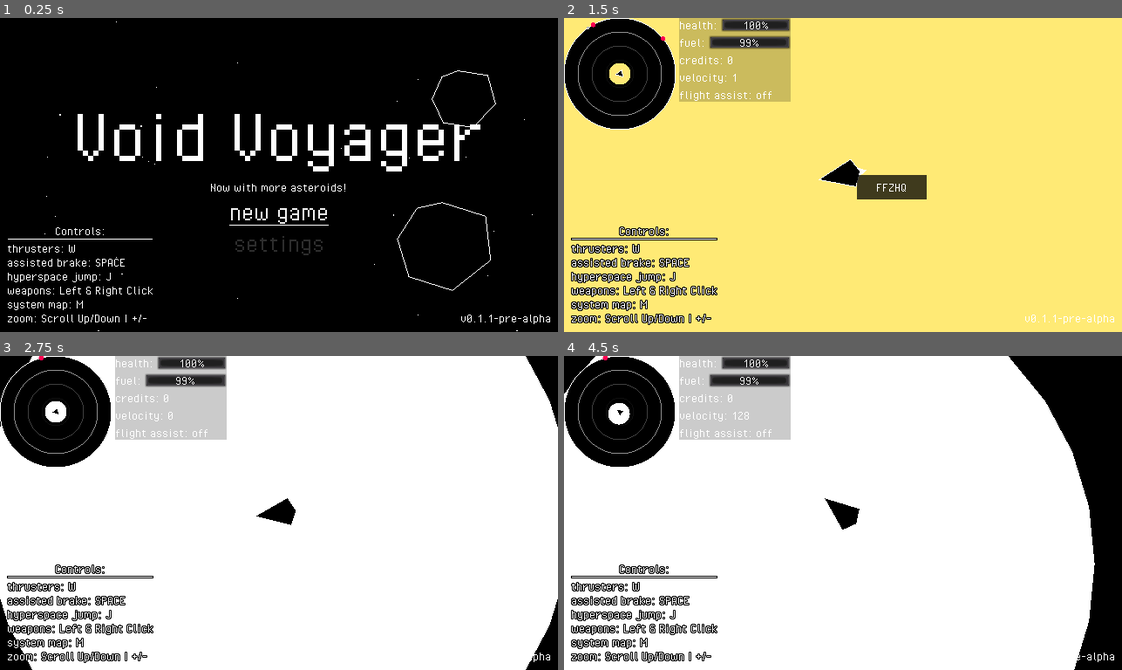
Above: before the commit, frames 1-4 (two rows, left to right).
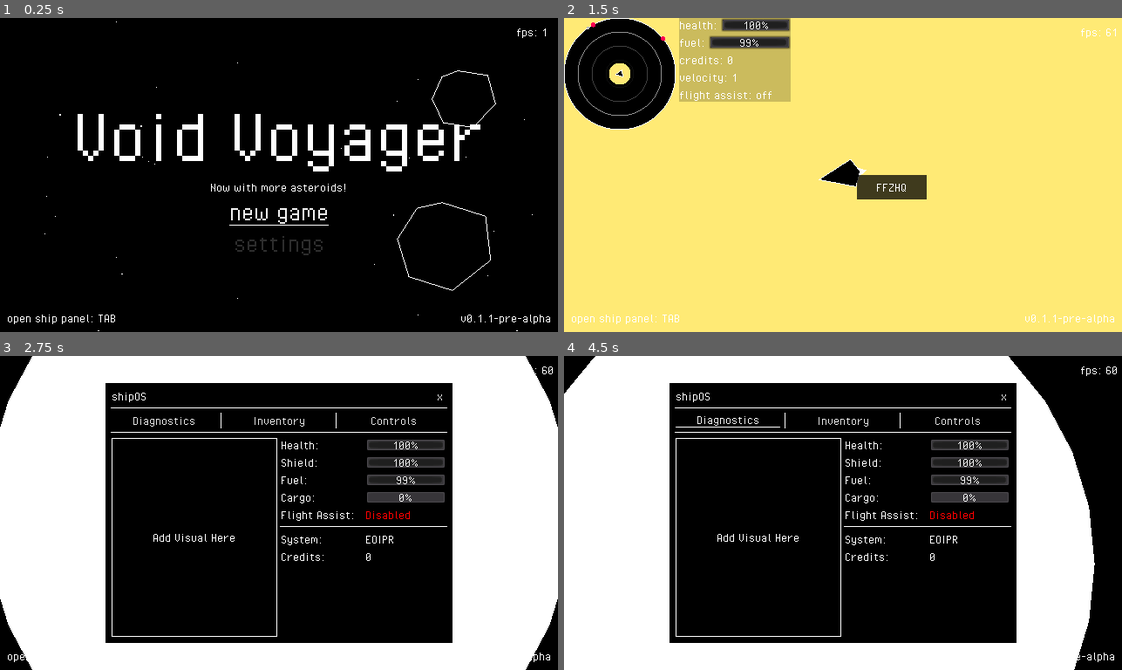
Above: after the commit, the same moments.

Repository: fossqueen/void-voyager-old
Game: Godot game, scene res://main.tscn
Same seed, same stepped clock (60 frames per second), same inputs: the game is played once before the commit and once after it.
Inputs (mouse positions are in pixels of both pictures, inside the frame that each line leads up to):
- Up to frame 1 (0.25 s): no input
- Up to frame 2 (1.5 s): click "new game" at 0.5 s; tap Enter at 1.25 s; move the mouse to (843, 175) at 1.27 s; hold W (thrust) from 1.28 s (still down); tap Space (flight_assist) at 1.35 s
- Up to frame 3 (2.75 s): tap J (hyperspace) at 1.55, 2.1 s; move the mouse to (167, 528) at 2.02 s; release W (thrust) at 2.03 s; tap Tab (ship_panel, bound only after the commit) at 2.3 s
- Up to frame 4 (4.5 s): click (1004, 396) at 2.75 s, where only the run after the commit has a clickable "x"; tap Space (flight_assist) at 3.5, 3.8 s; move the mouse to (898, 443) at 3.52 s; hold W (thrust) 3.53-4.25 s; tap Tab (ship_panel, bound only after the commit) at 3.6 s; click (725, 421) at 4.25 s, where only the run after the commit has a clickable "Diagnostics"

The runs differ from the first frame. In frame 1, 0.9% of the frame differs, in the area x 1-98%, y 3-98%; in frame 2, 2.8%; in frame 3, 58%; in frame 4, 58%, in the area x 0-100%, y 0-98%.

Commit message:
Added ship panel, bare bones inventory, and fps counter

Diff:
--- /dev/null
+++ b/_debug/inventory-item.gd
@@ -0,0 +1,5 @@
+extends HBoxContainer
+
+func set_labels(id, quantity):
+	$Id.text = id
+	$Quantity.text = "x " + str(quantity)
--- /dev/null
+++ b/_debug/inventory-item.tscn
@@ -0,0 +1,48 @@
+[gd_scene load_steps=7 format=2]
+
+[ext_resource path="res://ui/theme/fonts/PixelOperator.ttf" type="DynamicFontData" id=1]
+[ext_resource path="res://_debug/inventory-item.gd" type="Script" id=2]
+
+[sub_resource type="DynamicFont" id=1]
+font_data = ExtResource( 1 )
+
+[sub_resource type="Theme" id=2]
+default_font = SubResource( 1 )
+
+[sub_resource type="StyleBoxFlat" id=3]
+bg_color = Color( 0, 0, 0, 1 )
+border_width_left = 1
+border_width_top = 1
+border_width_right = 1
+border_width_bottom = 1
+border_color = Color( 1, 1, 1, 1 )
+
+[sub_resource type="StyleBoxFlat" id=4]
+bg_color = Color( 0, 0, 0, 1 )
+
+[node name="InventoryItem" type="HBoxContainer"]
+anchor_right = 1.0
+anchor_bottom = 1.0
+size_flags_horizontal = 3
+size_flags_vertical = 3
+theme = SubResource( 2 )
+script = ExtResource( 2 )
+
+[node name="Id" type="Button" parent="."]
+margin_top = 172.0
+margin_right = 318.0
+margin_bottom = 188.0
+size_flags_horizontal = 3
+size_flags_vertical = 4
+custom_styles/hover = SubResource( 3 )
+custom_styles/normal = SubResource( 4 )
+text = "ID"
+align = 0
+
+[node name="Quantity" type="Label" parent="."]
+margin_left = 322.0
+margin_top = 172.0
+margin_right = 640.0
+margin_bottom = 188.0
+size_flags_horizontal = 3
+text = "QUANTITY"
--- /dev/null
+++ b/_debug/inventory-list.gd
@@ -0,0 +1,11 @@
+extends VBoxContainer
+
+var item_scene = load("res://_debug/inventory-item.tscn")
+
+func _ready():
+	for item_unique_id in Global.save.player.inventory.items:
+		print("wow")
+		var new_item = item_scene.instance()
+		add_child(new_item)
+		print("yo")
+		new_item.set_labels(item_unique_id, Global.save.player.inventory.get_amount(item_unique_id))
--- /dev/null
+++ b/_debug/ship-panel/controls-panel.tscn
@@ -0,0 +1,56 @@
+[gd_scene load_steps=4 format=2]
+
+[ext_resource path="res://ui/theme/fonts/PixelOperator.ttf" type="DynamicFontData" id=1]
+
+[sub_resource type="DynamicFont" id=3]
+outline_color = Color( 0, 0, 0, 1 )
+font_data = ExtResource( 1 )
+
+[sub_resource type="Theme" id=4]
+default_font = SubResource( 3 )
+
+[node name="ControlsPanel" type="VBoxContainer"]
+margin_top = 228.0
+margin_right = 168.0
+margin_bottom = 344.0
+mouse_filter = 2
+size_flags_vertical = 8
+theme = SubResource( 4 )
+custom_constants/separation = 0
+alignment = 2
+
+[node name="Thrusters" type="Label" parent="."]
+margin_top = 20.0
+margin_right = 168.0
+margin_bottom = 36.0
+text = "thrusters: W"
+
+[node name="FlightAssist" type="Label" parent="."]
+margin_top = 36.0
+margin_right = 168.0
+margin_bottom = 52.0
+text = "toggle flight assist: SPACE"
+
+[node name="Hyperspace" type="Label" parent="."]
+margin_top = 52.0
+margin_right = 168.0
+margin_bottom = 68.0
+text = "hyperspace jump: J"
+
+[node name="Weapons" type="Label" parent="."]
+margin_top = 68.0
+margin_right = 168.0
+margin_bottom = 84.0
+text = "weapons: Left & Right Click"
+
+[node name="SystemMap" type="Label" parent="."]
+margin_top = 84.0
+margin_right = 168.0
+margin_bottom = 100.0
+text = "system map: M"
+
+[node name="Zoom" type="Label" parent="."]
+margin_top = 100.0
+margin_right = 168.0
+margin_bottom = 116.0
+text = "zoom: Scroll Up/Down | +/-"
--- /dev/null
+++ b/_debug/ship-panel/diagnostics-panel.gd
@@ -0,0 +1,16 @@
+extends HBoxContainer
+
+onready var player = Global.player
+
+func _process(_delta):
+	update_labels()
+	pass
+
+func update_labels():
+	$DiagnosticsList/Health/ProgressBar.value = player.ship.health
+	$DiagnosticsList/Fuel/ProgressBar.value = player.ship.fuel
+	$DiagnosticsList/Shield/ProgressBar.value = player.ship.shield
+	$DiagnosticsList/FlightAssist/Return.text = "Enabled" if player.flight_assist else "Disabled"
+	$DiagnosticsList/FlightAssist/Return.add_color_override("font_color", Color(0, 1, 0) if player.flight_assist else Color(1, 0, 0))
+	$DiagnosticsList/CurrentSystem/SystemName.text = Global.current_system["Name"]
+	$DiagnosticsList/Credits/Amount.text = str(Global.save.player.credits)
--- /dev/null
+++ b/_debug/ship-panel/diagnostics-panel.tscn
@@ -0,0 +1,173 @@
+[gd_scene load_steps=4 format=2]
+
+[ext_resource path="res://_debug/ship-panel/diagnostics-panel.gd" type="Script" id=1]
+
+[sub_resource type="StyleBoxFlat" id=1]
+bg_color = Color( 0, 0, 0, 1 )
+border_width_left = 1
+border_width_top = 1
+border_width_right = 1
+border_width_bottom = 1
+border_color = Color( 1, 1, 1, 1 )
+
+[sub_resource type="StyleBoxLine" id=2]
+color = Color( 1, 1, 1, 1 )
+
+[node name="DiagnosticsPanel" type="HBoxContainer"]
+margin_top = 56.0
+margin_right = 384.0
+margin_bottom = 284.0
+size_flags_vertical = 3
+script = ExtResource( 1 )
+
+[node name="Display" type="Panel" parent="."]
+margin_right = 190.0
+margin_bottom = 228.0
+size_flags_horizontal = 3
+size_flags_vertical = 3
+custom_styles/panel = SubResource( 1 )
+
+[node name="CenterContainer" type="CenterContainer" parent="Display"]
+anchor_right = 1.0
+anchor_bottom = 1.0
+
+[node name="Label" type="Label" parent="Display/CenterContainer"]
+margin_left = 44.0
+margin_top = 107.0
+margin_right = 146.0
+margin_bottom = 121.0
+text = "Add Visual Here"
+
+[node name="DiagnosticsList" type="VBoxContainer" parent="."]
+margin_left = 194.0
+margin_right = 384.0
+margin_bottom = 228.0
+size_flags_horizontal = 3
+
+[node name="Health" type="HBoxContainer" parent="DiagnosticsList"]
+margin_right = 190.0
+margin_bottom = 14.0
+
+[node name="Label" type="Label" parent="DiagnosticsList/Health"]
+margin_right = 93.0
+margin_bottom = 14.0
+size_flags_horizontal = 3
+text = "Health:"
+
+[node name="ProgressBar" type="ProgressBar" parent="DiagnosticsList/Health"]
+margin_left = 97.0
+margin_right = 190.0
+margin_bottom = 14.0
+size_flags_horizontal = 3
+
+[node name="Shield" type="HBoxContainer" parent="DiagnosticsList"]
+margin_top = 18.0
+margin_right = 190.0
+margin_bottom = 32.0
+
+[node name="Label" type="Label" parent="DiagnosticsList/Shield"]
+margin_right = 93.0
+margin_bottom = 14.0
+size_flags_horizontal = 3
+text = "Shield:"
+
+[node name="ProgressBar" type="ProgressBar" parent="DiagnosticsList/Shield"]
+margin_left = 97.0
+margin_right = 190.0
+margin_bottom = 14.0
+size_flags_horizontal = 3
+
+[node name="Fuel" type="HBoxContainer" parent="DiagnosticsList"]
+margin_top = 36.0
+margin_right = 190.0
+margin_bottom = 50.0
+
+[node name="Label" type="Label" parent="DiagnosticsList/Fuel"]
+margin_right = 93.0
+margin_bottom = 14.0
+size_flags_horizontal = 3
+text = "Fuel:"
+
+[node name="ProgressBar" type="ProgressBar" parent="DiagnosticsList/Fuel"]
+margin_left = 97.0
+margin_right = 190.0
+margin_bottom = 14.0
+size_flags_horizontal = 3
+
+[node name="Cargo" type="HBoxContainer" parent="DiagnosticsList"]
+margin_top = 54.0
+margin_right = 190.0
+margin_bottom = 68.0
+
+[node name="Label" type="Label" parent="DiagnosticsList/Cargo"]
+margin_right = 93.0
+margin_bottom = 14.0
+size_flags_horizontal = 3
+text = "Cargo:"
+
+[node name="ProgressBar" type="ProgressBar" parent="DiagnosticsList/Cargo"]
+margin_left = 97.0
+margin_right = 190.0
+margin_bottom = 14.0
+size_flags_horizontal = 3
+
+[node name="FlightAssist" type="HBoxContainer" parent="DiagnosticsList"]
+margin_top = 72.0
+margin_right = 190.0
+margin_bottom = 86.0
+
+[node name="Label" type="Label" parent="DiagnosticsList/FlightAssist"]
+margin_right = 93.0
+margin_bottom = 14.0
+size_flags_horizontal = 3
+text = "Flight Assist:"
+
+[node name="Return" type="Label" parent="DiagnosticsList/FlightAssist"]
+margin_left = 97.0
+margin_right = 190.0
+margin_bottom = 14.0
+size_flags_horizontal = 3
+custom_colors/font_color = Color( 0, 1, 0, 1 )
+text = "Enabled"
+
+[node name="Separator3" type="HSeparator" parent="DiagnosticsList"]
+margin_top = 90.0
+margin_right = 190.0
+margin_bottom = 94.0
+custom_styles/separator = SubResource( 2 )
+
+[node name="CurrentSystem" type="HBoxContainer" parent="DiagnosticsList"]
+margin_top = 98.0
+margin_right = 190.0
+margin_bottom = 112.0
+
+[node name="Label" type="Label" parent="DiagnosticsList/CurrentSystem"]
+margin_right = 93.0
+margin_bottom = 14.0
+size_flags_horizontal = 3
+text = "System:"
+
+[node name="SystemName" type="Label" parent="DiagnosticsList/CurrentSystem"]
+margin_left = 97.0
+margin_right = 190.0
+margin_bottom = 14.0
+size_flags_horizontal = 3
+text = "System Name"
+
+[node name="Credits" type="HBoxContainer" parent="DiagnosticsList"]
+margin_top = 116.0
+margin_right = 190.0
+margin_bottom = 130.0
+
+[node name="Label" type="Label" parent="DiagnosticsList/Credits"]
+margin_right = 93.0
+margin_bottom = 14.0
+size_flags_horizontal = 3
+text = "Credits:"
+
+[node name="Amount" type="Label" parent="DiagnosticsList/Credits"]
+margin_left = 97.0
+margin_right = 190.0
+margin_bottom = 14.0
+size_flags_horizontal = 3
+text = "Amount"
--- /dev/null
+++ b/_debug/ship-panel/inventory-panel.tscn
@@ -0,0 +1,9 @@
+[gd_scene load_steps=2 format=2]
+
+[ext_resource path="res://_debug/inventory-list.gd" type="Script" id=1]
+
+[node name="InventoryList" type="VBoxContainer"]
+margin_right = 400.0
+size_flags_horizontal = 3
+size_flags_vertical = 0
+script = ExtResource( 1 )
--- /dev/null
+++ b/_debug/ship-panel/ship-panel.gd
@@ -0,0 +1,33 @@
+extends CanvasLayer
+
+var player = Global.player
+
+var diagnostics_panel
+var inventory_panel
+var controls_panel
+
+func _ready():
+	player.set_process_input(false)
+	diagnostics_panel = $Margin/Content/DiagnosticsPanel
+	inventory_panel = $Margin/Content/InventoryList
+	controls_panel = $Margin/Content/ControlsPanel
+	diagnostics_panel.show()
+
+func _on_CloseButton_pressed():
+	player.set_process_input(true)
+	Global.ui.close_ship_panel()
+
+func _on_DiagnosticsButton_pressed():
+	inventory_panel.hide()
+	controls_panel.hide()
+	diagnostics_panel.show()
+
+func _on_InventoryButton_pressed():
+	diagnostics_panel.hide()
+	controls_panel.hide()
+	inventory_panel.show()
+
+func _on_ControlsButton_pressed():
+	inventory_panel.hide()
+	diagnostics_panel.hide()
+	controls_panel.show()
--- /dev/null
+++ b/_debug/ship-panel/ship-panel.tscn
@@ -0,0 +1,158 @@
+[gd_scene load_steps=14 format=2]
+
+[ext_resource path="res://ui/theme/fonts/PixelOperator.ttf" type="DynamicFontData" id=1]
+[ext_resource path="res://_debug/ship-panel/ship-panel.gd" type="Script" id=2]
+[ext_resource path="res://_debug/ship-panel/diagnostics-panel.tscn" type="PackedScene" id=3]
+[ext_resource path="res://_debug/ship-panel/inventory-panel.tscn" type="PackedScene" id=4]
+[ext_resource path="res://_debug/ship-panel/controls-panel.tscn" type="PackedScene" id=5]
+
+[sub_resource type="StyleBoxFlat" id=1]
+bg_color = Color( 0, 0, 0, 1 )
+border_width_left = 1
+border_width_top = 1
+border_width_right = 1
+border_width_bottom = 1
+border_color = Color( 1, 1, 1, 1 )
+
+[sub_resource type="StyleBoxFlat" id=6]
+bg_color = Color( 0, 0, 0, 1 )
+border_width_bottom = 1
+border_color = Color( 1, 1, 1, 1 )
+
+[sub_resource type="StyleBoxFlat" id=3]
+bg_color = Color( 0, 0, 0, 1 )
+
+[sub_resource type="StyleBoxFlat" id=7]
+bg_color = Color( 0, 0, 0, 1 )
+border_width_left = 1
+border_width_top = 1
+border_width_right = 1
+border_width_bottom = 1
+border_color = Color( 1, 1, 1, 1 )
+
+[sub_resource type="DynamicFont" id=4]
+font_data = ExtResource( 1 )
+
+[sub_resource type="Theme" id=5]
+default_font = SubResource( 4 )
+Button/styles/focus = SubResource( 6 )
+Button/styles/hover = SubResource( 6 )
+Button/styles/normal = SubResource( 3 )
+Button/styles/pressed = SubResource( 7 )
+
+[sub_resource type="StyleBoxLine" id=2]
+color = Color( 1, 1, 1, 1 )
+
+[sub_resource type="StyleBoxLine" id=8]
+color = Color( 1, 1, 1, 1 )
+vertical = true
+
+[node name="ShipPanel" type="CanvasLayer" groups=["ship_panel"]]
+script = ExtResource( 2 )
+
+[node name="Background" type="Panel" parent="."]
+anchor_right = 1.0
+anchor_bottom = 1.0
+margin_left = 120.0
+margin_top = 30.0
+margin_right = -120.0
+margin_bottom = -30.0
+custom_styles/panel = SubResource( 1 )
+
+[node name="Margin" type="MarginContainer" parent="."]
+anchor_right = 1.0
+anchor_bottom = 1.0
+margin_left = 128.0
+margin_top = 38.0
+margin_right = -128.0
+margin_bottom = -38.0
+theme = SubResource( 5 )
+
+[node name="Content" type="VBoxContainer" parent="Margin"]
+margin_right = 384.0
+margin_bottom = 284.0
+
+[node name="TitleBar" type="HBoxContainer" parent="Margin/Content"]
+margin_right = 384.0
+margin_bottom = 16.0
+
+[node name="Title" type="Label" parent="Margin/Content/TitleBar"]
+margin_right = 365.0
+margin_bottom = 16.0
+size_flags_horizontal = 3
+text = "shipOS"
+
+[node name="CloseButton" type="Button" parent="Margin/Content/TitleBar"]
+margin_left = 369.0
+margin_right = 384.0
+margin_bottom = 16.0
+text = " x "
+
+[node name="Separator" type="HSeparator" parent="Margin/Content"]
+margin_top = 20.0
+margin_right = 384.0
+margin_bottom = 24.0
+custom_styles/separator = SubResource( 2 )
+
+[node name="NavigationBar" type="HBoxContainer" parent="Margin/Content"]
+margin_top = 28.0
+margin_right = 384.0
+margin_bottom = 44.0
+
+[node name="DiagnosticsButton" type="Button" parent="Margin/Content/NavigationBar"]
+margin_right = 120.0
+margin_bottom = 16.0
+size_flags_horizontal = 3
+text = "Diagnostics"
+
+[node name="Separator" type="VSeparator" parent="Margin/Content/NavigationBar"]
+margin_left = 124.0
+margin_right = 128.0
+margin_bottom = 16.0
+custom_styles/separator = SubResource( 8 )
+
+[node name="InventoryButton" type="Button" parent="Margin/Content/NavigationBar"]
+margin_left = 132.0
+margin_right = 252.0
+margin_bottom = 16.0
+size_flags_horizontal = 3
+text = "Inventory"
+
+[node name="Separator2" type="VSeparator" parent="Margin/Content/NavigationBar"]
+margin_left = 256.0
+margin_right = 260.0
+margin_bottom = 16.0
+custom_styles/separator = SubResource( 8 )
+
+[node name="ControlsButton" type="Button" parent="Margin/Content/NavigationBar"]
+margin_left = 264.0
+margin_right = 384.0
+margin_bottom = 16.0
+size_flags_horizontal = 3
+text = "Controls"
+
+[node name="Separator2" type="HSeparator" parent="Margin/Content"]
+margin_top = 48.0
+margin_right = 384.0
+margin_bottom = 52.0
+custom_styles/separator = SubResource( 2 )
+
+[node name="DiagnosticsPanel" parent="Margin/Content" instance=ExtResource( 3 )]
+visible = false
+
+[node name="InventoryList" parent="Margin/Content" instance=ExtResource( 4 )]
+visible = false
+margin_top = 56.0
+margin_right = 384.0
+margin_bottom = 56.0
+
+[node name="ControlsPanel" parent="Margin/Content" instance=ExtResource( 5 )]
+visible = false
+margin_top = 56.0
+margin_right = 384.0
+margin_bottom = 172.0
+
+[connection signal="pressed" from="Margin/Content/TitleBar/CloseButton" to="." method="_on_CloseButton_pressed"]
+[connection signal="pressed" from="Margin/Content/NavigationBar/DiagnosticsButton" to="." method="_on_DiagnosticsButton_pressed"]
+[connection signal="pressed" from="Margin/Content/NavigationBar/InventoryButton" to="." method="_on_InventoryButton_pressed"]
+[connection signal="pressed" from="Margin/Content/NavigationBar/ControlsButton" to="." method="_on_ControlsButton_pressed"]
--- a/asteroid/asteroid.gd
+++ b/asteroid/asteroid.gd
@@ -63,13 +63,16 @@
 func _on_VisEnabler_viewport_exited(_viewport):
 	set_process(false)
 	set_physics_process(false)
-	#$CollisionPolygon2D.disabled = true
-	contact_monitor = false
+	set_physics_process_internal(false)
+	set_deferred("mode", MODE_STATIC)
+	$CollisionPolygon2D.disabled = true
 	sleeping = true
+
 
 func _on_VisEnabler_viewport_entered(_viewport):
 	set_process(true)
 	set_physics_process(true)
-	#$CollisionPolygon2D.disabled = false
-	contact_monitor = true
+	set_physics_process_internal(true)
+	set_deferred("mode", MODE_KINEMATIC)
+	$CollisionPolygon2D.disabled = false
 	sleeping = false
--- a/global.gd
+++ b/global.gd
@@ -9,3 +9,4 @@
 var loaded_system
 var save
 var starfield
+var ui
--- a/main.gd
+++ b/main.gd
@@ -22,6 +22,9 @@
 	load_save()
 	init_main_menu()
 	$UI/Margin/Bottom/Version.text = Global.VERSION
+
+func _process(_delta):
+	$UI/Margin/FPS.text = "fps: " + str(int(Engine.get_frames_per_second()))
 
 # custom functions
 func load_save() -> void:
--- a/main.tscn
+++ b/main.tscn
@@ -1,24 +1,7 @@
-[gd_scene load_steps=8 format=2]
+[gd_scene load_steps=5 format=2]
 
 [ext_resource path="res://main.gd" type="Script" id=1]
 [ext_resource path="res://ui/theme/fonts/PixelOperator.ttf" type="DynamicFontData" id=2]
-
-[sub_resource type="DynamicFont" id=3]
-outline_size = 1
-outline_color = Color( 0, 0, 0, 1 )
-font_data = ExtResource( 2 )
-
-[sub_resource type="Theme" id=4]
-default_font = SubResource( 3 )
-
-[sub_resource type="StyleBoxFlat" id=5]
-bg_color = Color( 1, 1, 1, 1 )
-border_width_left = 1
-border_width_top = 1
-border_width_right = 1
-border_width_bottom = 1
-border_color = Color( 0, 0, 0, 1 )
-expand_margin_top = 1.0
 
 [sub_resource type="DynamicFont" id=1]
 font_data = ExtResource( 2 )
@@ -48,68 +31,16 @@
 mouse_filter = 2
 alignment = 2
 
-[node name="Controls" type="VBoxContainer" parent="UI/Margin/Bottom"]
-margin_top = 228.0
-margin_right = 168.0
+[node name="ShipPanelHint" type="Label" parent="UI/Margin/Bottom"]
+margin_top = 328.0
+margin_right = 125.0
 margin_bottom = 344.0
-mouse_filter = 2
 size_flags_vertical = 8
-theme = SubResource( 4 )
-custom_constants/separation = 0
-alignment = 2
-
-[node name="Title" type="Label" parent="UI/Margin/Bottom/Controls"]
-margin_right = 168.0
-margin_bottom = 16.0
-text = "Controls:"
-align = 1
-valign = 2
-
-[node name="HSeparator" type="HSeparator" parent="UI/Margin/Bottom/Controls"]
-margin_top = 16.0
-margin_right = 168.0
-margin_bottom = 20.0
-size_flags_vertical = 0
-custom_styles/separator = SubResource( 5 )
-
-[node name="Thrusters" type="Label" parent="UI/Margin/Bottom/Controls"]
-margin_top = 20.0
-margin_right = 168.0
-margin_bottom = 36.0
-text = "thrusters: W"
-
-[node name="AssistedBrake" type="Label" parent="UI/Margin/Bottom/Controls"]
-margin_top = 36.0
-margin_right = 168.0
-margin_bottom = 52.0
-text = "assisted brake: SPACE"
-
-[node name="Hyperspace" type="Label" parent="UI/Margin/Bottom/Controls"]
-margin_top = 52.0
-margin_right = 168.0
-margin_bottom = 68.0
-text = "hyperspace jump: J"
-
-[node name="Weapons" type="Label" parent="UI/Margin/Bottom/Controls"]
-margin_top = 68.0
-margin_right = 168.0
-margin_bottom = 84.0
-text = "weapons: Left & Right Click"
-
-[node name="SystemMap" type="Label" parent="UI/Margin/Bottom/Controls"]
-margin_top = 84.0
-margin_right = 168.0
-margin_bottom = 100.0
-text = "system map: M"
-
-[node name="SystemMap2" type="Label" parent="UI/Margin/Bottom/Controls"]
-margin_top = 100.0
-margin_right = 168.0
-margin_bottom = 116.0
-text = "zoom: Scroll Up/Down | +/-"
+theme = SubResource( 2 )
+text = "open ship panel: TAB"
 
 [node name="Version" type="Label" parent="UI/Margin/Bottom"]
-margin_left = 172.0
+margin_left = 129.0
 margin_top = 328.0
 margin_right = 624.0
 margin_bottom = 344.0
@@ -118,3 +49,10 @@
 theme = SubResource( 2 )
 align = 2
 valign = 1
+
+[node name="FPS" type="Label" parent="UI/Margin"]
+anchor_left = 1.0
+anchor_right = 1.0
+margin_left = -40.0
+margin_bottom = 14.0
+theme = SubResource( 2 )
--- a/player/player.gd
+++ b/player/player.gd
@@ -64,6 +64,9 @@
 	if Input.is_action_just_pressed("flight_assist"):
 		toggle_flight_assist()
 
+	if Input.is_action_just_pressed("ship_panel"):
+		$UI.toggle_ship_panel()
+
 	if Input.is_action_just_pressed("ui_home"):
 		Global.save.player.inventory.add_item("wood", 1)
 		Global.save.player.inventory.add_item("poopball", 14)
@@ -119,6 +122,7 @@
 	$UI/Radar.player = self
 	$UI/PlayerStats.player = self
 	camera = $Camera
+	Global.ui = $UI
 
 # signals
 func _on_Player_body_entered(body):
--- a/player/player.tscn
+++ b/player/player.tscn
@@ -81,7 +81,6 @@
 monitorable = false
 
 [node name="CollisionShape2D" type="CollisionShape2D" parent="Scanner"]
-visible = false
 shape = SubResource( 3 )
 
 [node name="UI" parent="." instance=ExtResource( 4 )]
--- a/project.godot
+++ b/project.godot
@@ -75,6 +75,10 @@
 window/stretch/mode="2d"
 window/stretch/aspect="keep"
 
+[global]
+
+fps=false
+
 [gui]
 
 common/drop_mouse_on_gui_input_disabled=true
@@ -133,6 +137,11 @@
 "events": [ Object(InputEventMouseButton,"resource_local_to_scene":false,"resource_name":"","device":0,"alt":false,"shi …(212 unchanged characters)…
  ]
 }
+ship_panel={
+"deadzone": 0.5,
+"events": [ Object(InputEventKey,"resource_local_to_scene":false,"resource_name":"","device":0,"alt":false,"shift":false,"control":false,"meta":false,"command":false,"pressed":false,"scancode":16777218,"physical_scancode":0,"unicode":0,"echo":false,"script":null)
+ ]
+}
 
 [physics]
 
--- a/ui/player-stats/player-stats.gd
+++ b/ui/player-stats/player-stats.gd
@@ -5,7 +5,7 @@
 func _ready():
 	pass
 
-func _physics_process(_delta):
+func _process(_delta):
 	$List/Credits.text = "credits: %s" % Global.save.player.credits
 	$List/Health/ProgressBar.value = player.ship.health
 	$List/Fuel/ProgressBar.value = player.ship.fuel
--- a/ui/tooltip/tooltip.gd
+++ b/ui/tooltip/tooltip.gd
@@ -4,7 +4,7 @@
 func _ready():
 	hide()
 
-func _physics_process(_delta):
+func _process(_delta):
 	var screensize = OS.get_window_size()
 	var cursor_pos = get_global_mouse_position()
 	adj_pos.x = clamp(cursor_pos.x, 0, screensize.x - rect_size.x - 4) + 16
--- a/ui/ui.gd
+++ b/ui/ui.gd
@@ -2,22 +2,25 @@
 
 onready var system_map_scene = load("res://ui/system-map/system-map.tscn")
 onready var galaxy_map_scene = load("res://ui/galaxy-map/galaxy-map.tscn")
+onready var ship_panel_scene = load("res://_debug/ship-panel/ship-panel.tscn")
 
 onready var radar = $Radar
 onready var player_stats = $PlayerStats
 var system_map
 var galaxy_map
+var ship_panel
 var system_map_toggle = false
 var galaxy_map_toggle = false
+var ship_panel_toggle = false
 
 func toggle_system_map():
 	if system_map_toggle:
 		close_system_map()
-		system_map_toggle = false
 	elif !system_map_toggle:
+		close_galaxy_map()
+		close_ship_panel()
 		open_system_map()
-		close_galaxy_map()
-		system_map_toggle = true
+
 
 func open_system_map():
 	var new_system_map = system_map_scene.instance()
@@ -27,6 +30,7 @@
 	radar.hide()
 	player_stats.hide()
 	Global.starfield.hide()
+	system_map_toggle = true
 	print("UI: System map opened")
 
 func close_system_map():
@@ -38,18 +42,19 @@
 			radar.show()
 			player_stats.show()
 			Global.starfield.show()
+			system_map_toggle = false
 			print("UI: System map closed")
 
 func toggle_galaxy_map():
 	if galaxy_map_toggle:
 		close_galaxy_map()
-		galaxy_map_toggle = false
+		Global.loaded_system.show()
 	elif !galaxy_map_toggle:
+		close_system_map()
 		open_galaxy_map()
 		Global.loaded_system.hide()
-		close_system_map()
-		galaxy_map_toggle = true
-		Global.loaded_system.show()
+
+
 
 func open_galaxy_map():
 	var new_galaxy_map = galaxy_map_scene.instance()
@@ -58,6 +63,7 @@
 	radar.hide()
 	player_stats.hide()
 	Global.starfield.hide()
+	galaxy_map_toggle = true
 	print("UI: Galaxy map opened")
 
 func close_galaxy_map():
@@ -69,4 +75,33 @@
 			radar.show()
 			player_stats.show()
 			Global.starfield.show()
+			galaxy_map_toggle = false
 			print("UI: Galaxy map closed")
+
+func toggle_ship_panel():
+	if ship_panel_toggle:
+		close_ship_panel()
+	elif !ship_panel_toggle:
+		close_system_map()
+		close_galaxy_map()
+		open_ship_panel()
+
+
+func open_ship_panel():
+	var new_ship_panel = ship_panel_scene.instance()
+	add_child(new_ship_panel)
+	ship_panel = $ShipPanel
+	radar.hide()
+	player_stats.hide()
+	ship_panel_toggle = true
+	print("UI: Ship panel opened")
+
+func close_ship_panel():
+	var get_children = get_children()
+	for child in get_children:
+		if child.is_in_group("ship_panel"):
+			child.queue_free()
+			radar.show()
+			player_stats.show()
+			ship_panel_toggle = false
+			print("UI: Ship panel closed")
